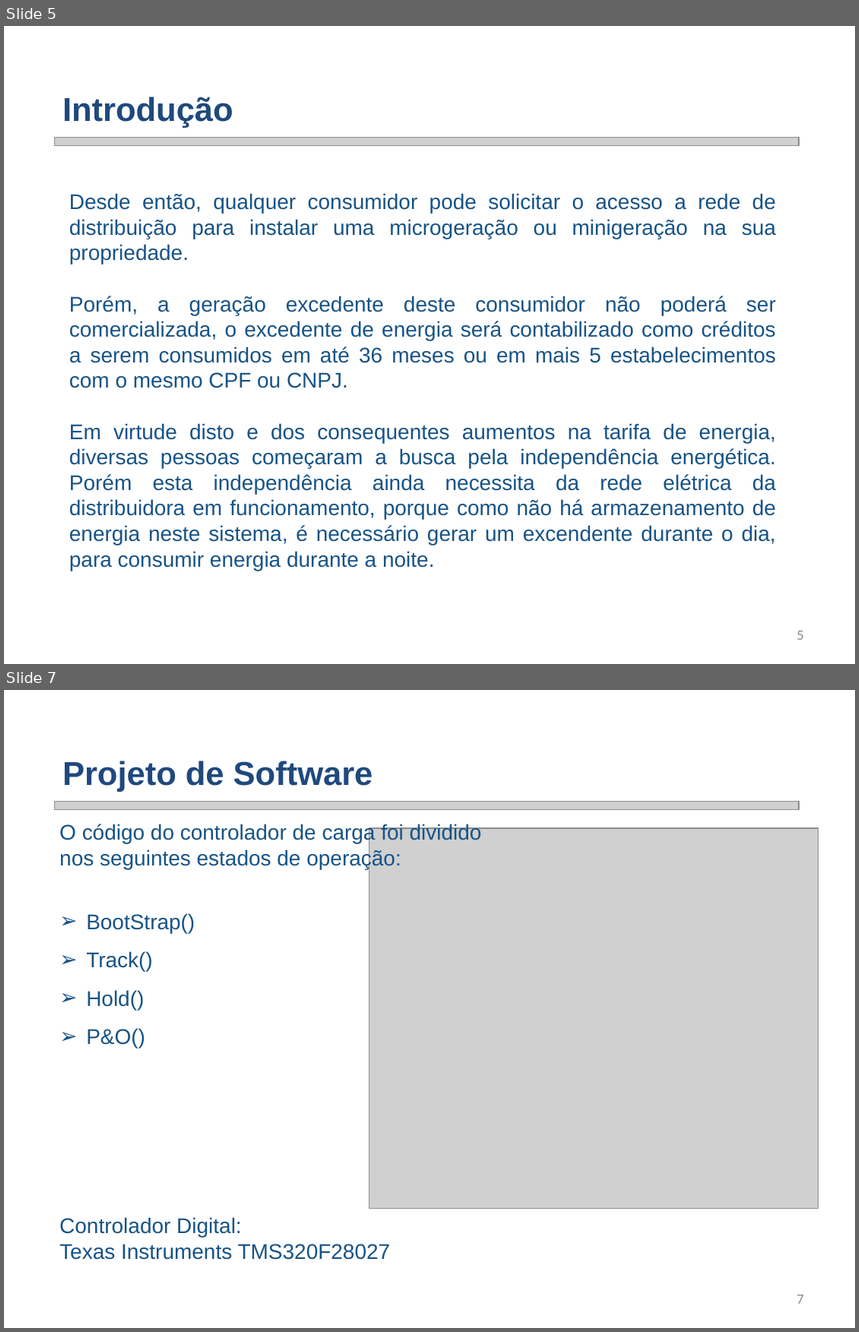
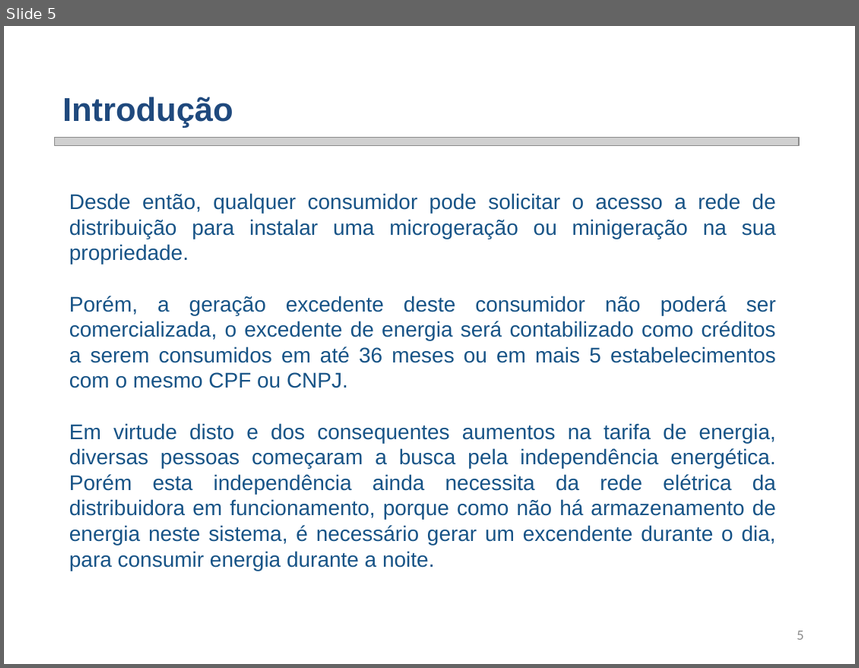
Before and after one commit to smarley2/SGR, a slide deck: Renes/Trabalho 2/SGR Trabalho 2 - Sistema Fotovoltaico.pptx. Shown one above the other, each under a label of ours: slides 5 and 7 before the commit, slide 5 after it; the slides between them are not shown. The pictures are 859x1332 and 859x668 pixels, drawn with LibreOffice and Linux fonts; fonts in the diff are those of the drawing; grey boxes stand for pictures; background and template pictures are left out. Boxes give left, top, right and bottom in pixels: in the first picture for what was removed or moved away, otherwise in the second. Text is boxed around its words. In the diff, an @@ line names an element or a change of style, - is before the commit and + after.

```diff
--- a/Renes/Trabalho 2/SGR Trabalho 2 - Sistema Fotovoltaico.pptx
+++ b/Renes/Trabalho 2/SGR Trabalho 2 - Sistema Fotovoltaico.pptx
@@ slide 7 removed at (4, 690, 855, 1328), background picture (left out) @@
@@ text removed at (63, 761, 373, 792) @@
-Projeto de Software
@@ picture removed at (54, 802, 799, 810) @@
@@ text removed at (59, 823, 482, 1048) @@
-  O código do controlador de carga foi dividido nos seguintes estados de operação:
-  ➢ BootStrap()
-  ➢ Track()
-  ➢ Hold()
-  ➢ P&O()
@@ picture removed at (369, 829, 819, 1209) @@
@@ text removed at (59, 1217, 391, 1260) @@
-  Controlador Digital:
-  Texas Instruments TMS320F28027
@@ page number removed at (797, 1295, 804, 1304) @@
-7
```
Also in this commit, not shown: 2 slides changed, 18 slides added, 24 other slides removed, 23 other files.
